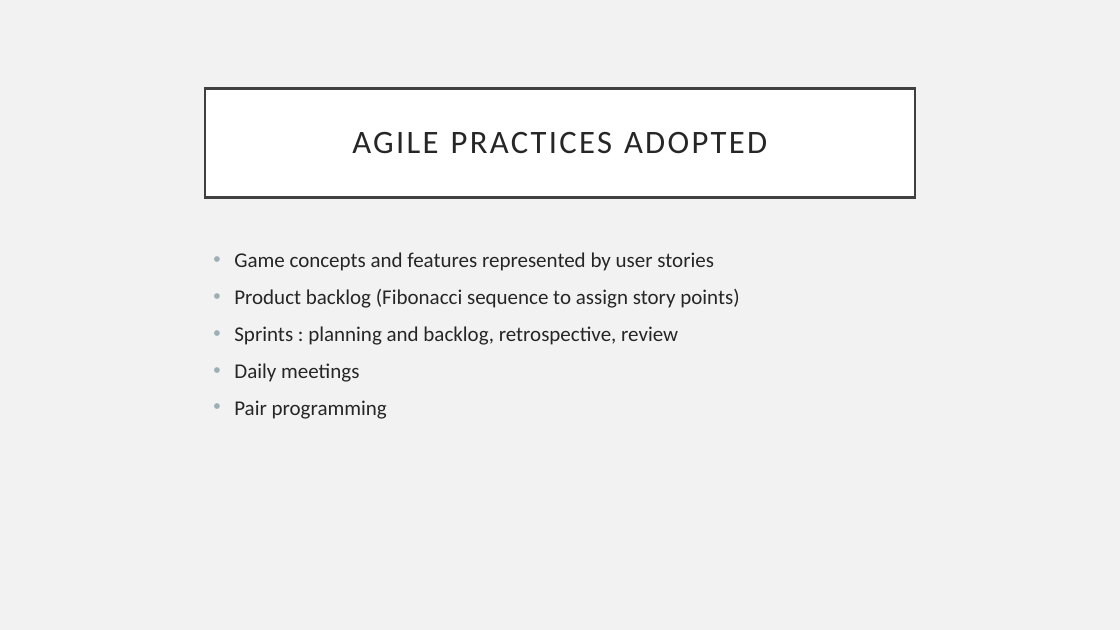
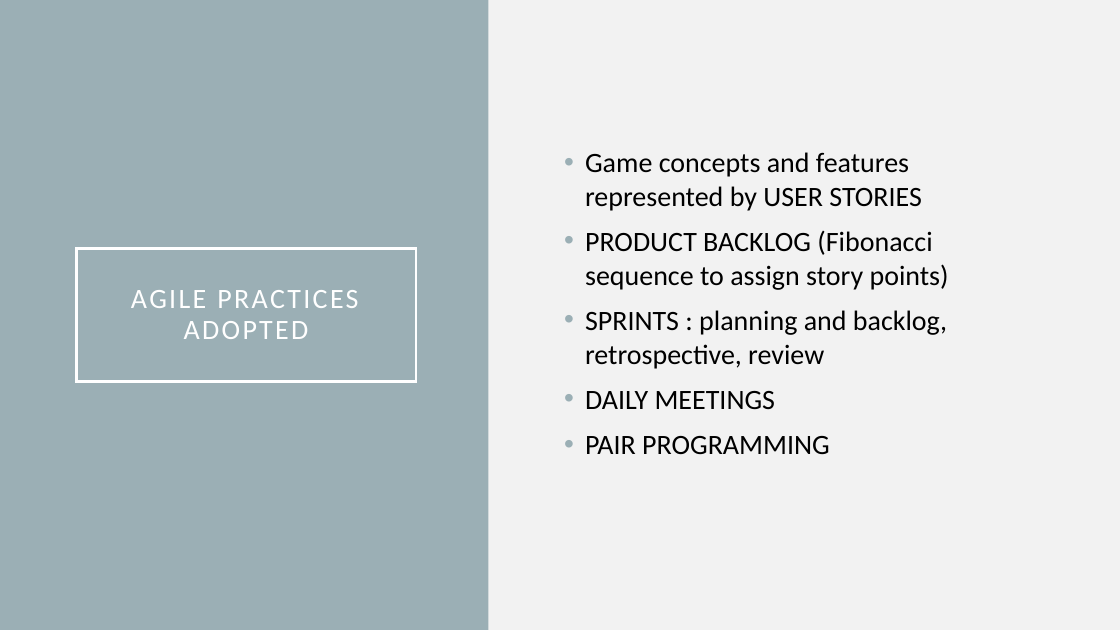
Before and after one commit to gdesimone97/unisa-life, a slide deck: slide 8 of PRESENTAZIONE FINALE2.pptx. Drawn at 1120x630 pixels with LibreOffice and Linux fonts; fonts in the diff are those of the drawing. Boxes give left, top, right and bottom in pixels: in the first picture for what was removed or moved away, otherwise in the second. Text is boxed around its words. In the diff, an @@ line names an element or a change of style, - is before the commit and + after.

```diff
--- a/PRESENTAZIONE FINALE2.pptx
+++ b/PRESENTAZIONE FINALE2.pptx
@@ background #F2F2F2 to #9BAFB5 @@
@@ rectangle added at (488,0,1120,630), fill #F2F2F2 @@
@@ text "Game concepts and features represented ..." at (585,152,949,454): vertical alignment top to middle @@
@@ text at (585,152,949,454): text changed; size 18 to 24 pt; text colour #262626 to #000000 @@
-• Game concepts and features represented by user stories
-• Product backlog (Fibonacci sequence to assign story points)
-• Sprints : planning and backlog, retrospective, review
-• Daily meetings
-• Pair programming
+• Game concepts and features represented by USER STORIES
+• PRODUCT BACKLOG (Fibonacci sequence to assign story points)
+• SPRINTS : planning and backlog, retrospective, review
+• DAILY MEETINGS
+• PAIR PROGRAMMING
@@ title "AGILE PRACTICES ADOPTED": place and size @@
-title "AGILE PRACTICES ADOPTED" at (205,88,915,197)
+title "AGILE PRACTICES ADOPTED" at (76,249,417,381)
@@ title "AGILE PRACTICES ADOPTED" at (76,249,417,381): size 28 to 24 pt, text colour #262626 to #FFFFFF; fill #FFFFFF to none; outline #404040 2.5 pt to #FFFFFF 2.5 pt @@
```
Also in this commit, not shown: 3 other slides changed.
